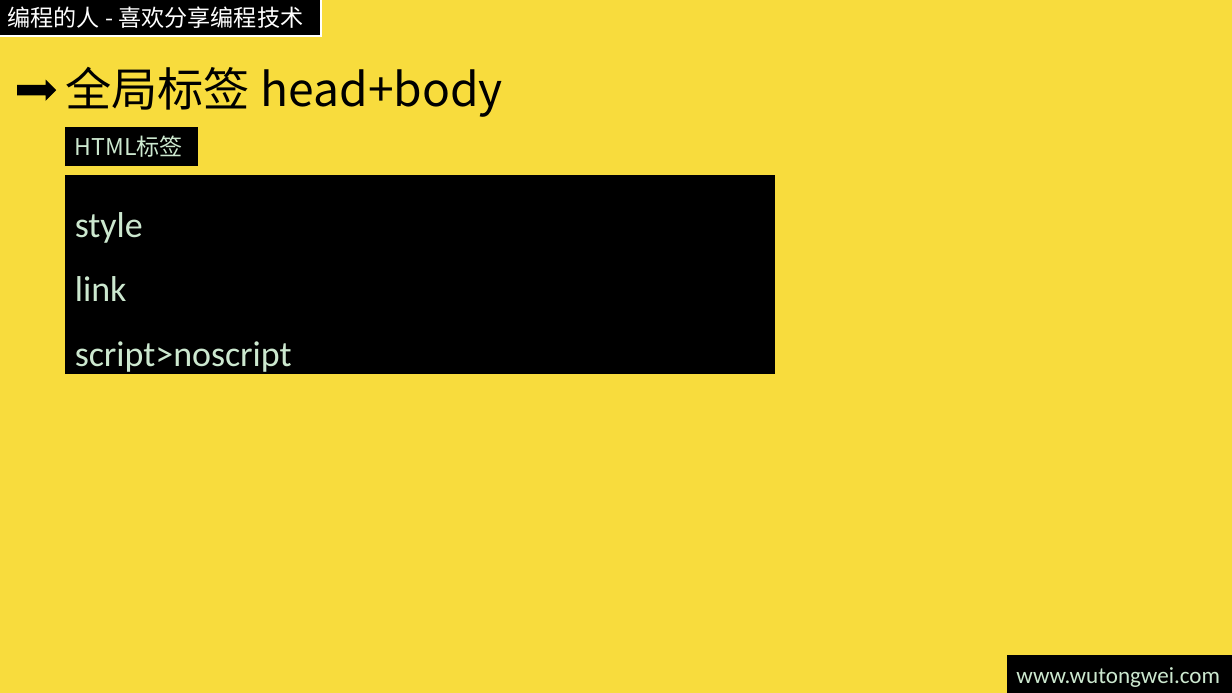
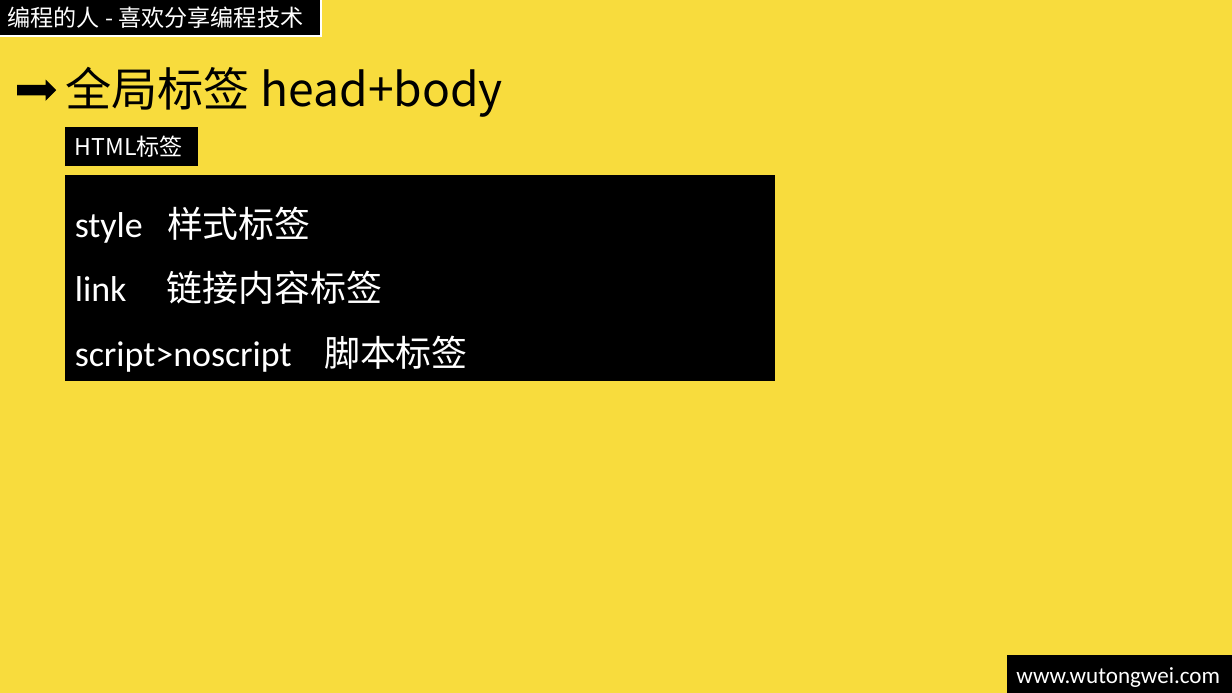
Before and after one commit to willculture/training, a slide deck: slide 7 of ppt/front-end/HTML5.pptx. Drawn at 1232x693 pixels with LibreOffice and Linux fonts; fonts in the diff are those of the drawing. Boxes give left, top, right and bottom in pixels: in the first picture for what was removed or moved away, otherwise in the second. Text is boxed around its words. In the diff, an @@ line names an element or a change of style, - is before the commit and + after.

```diff
--- a/ppt/front-end/HTML5.pptx
+++ b/ppt/front-end/HTML5.pptx
@@ rectangle "HTML标签" at (66, 128, 197, 165): text colour #CCE8CF to #FFFFFF @@
@@ rectangle "style 样式标签": place and size @@
-rectangle "style 样式标签" at (66, 176, 775, 374)
+rectangle "style 样式标签" at (66, 176, 775, 381)
@@ text in rectangle at (75, 206, 468, 372): text changed; text colour #CCE8CF to #FFFFFF @@
-style
-link
-script>noscript
+style 样式标签
+link 链接内容标签
+script>noscript 脚本标签
@@ rectangle "www.wutongwei.com" at (1007, 656, 1232, 693): text colour #CCE8CF to #FFFFFF @@
```
Also in this commit, not shown: 15 other slides changed, 1 other file.
